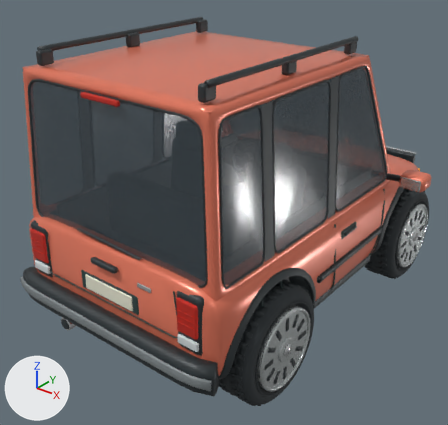
What one commit did to the FBX model unity/Assets/Resources/Cars/tallboy.fbx.
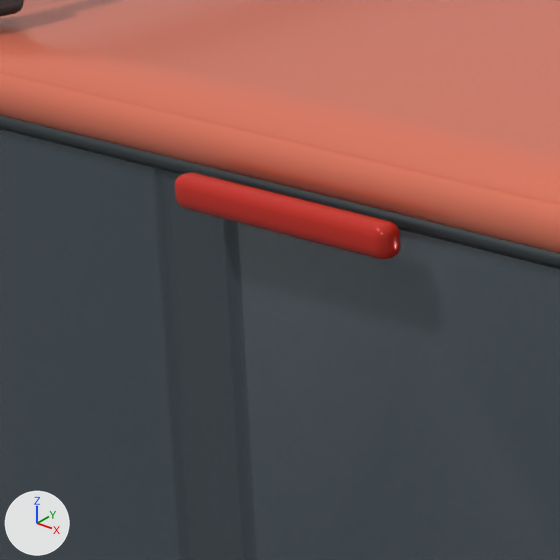
Each version is shown whole from a 50 mm lens placed at (2.578, -3.589, 2.813), pointed at (-0.09, -0.254, 0.745), then close up on the part from 11% to 33% of the width and 14% to 38% of the height. The axes (+X, +Y, +Z) are drawn at lower left. The lights are the same throughout. The last two pictures show the newer version. Where no turn or scale is listed for an object, it has been applied to the vertices. Vertices at exactly the same position are counted once.

Names of what the first close-up shows: 'Body'.
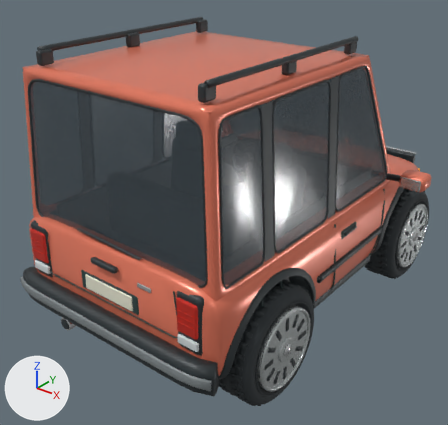
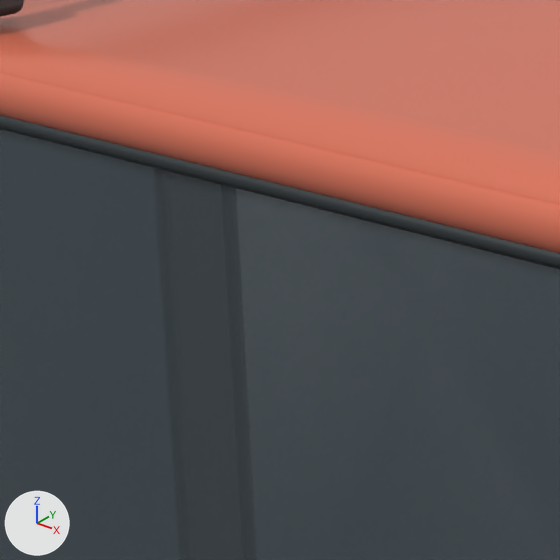
Where the newer file only moved an object's origin or applied its transform, the numbers keep the older frame.

Pixel boxes [x1, y1, x2, y2] of what changed, in the close-ups (560 x 560 px):
part 1 of me_continuous_formed_body_shell, deleted: before [175, 172, 401, 259]

Edits to the bpy script that builds the scene:
```text
Change me_continuous_formed_body_shell:
    used by ob_body; location = (0.0, 0.0, 0.0)
    remove me_continuous_formed_body_shell.from_pydata(...)  # 21019 vertices, 20316 faces; spans x -1.14..1.14, y -1.61..1.62, z 0.25..2.08
    add me_continuous_formed_body_shell.from_pydata(...)  # 20923 vertices, 20218 faces; spans x -1.14..1.14, y -1.61..1.62, z 0.25..2.08
    me_continuous_formed_body_shell part 1: the loose piece of 96 vertices spanning x -0.15..0.15, y -1.45..-1.42, z 1.88..1.92 is deleted
```
